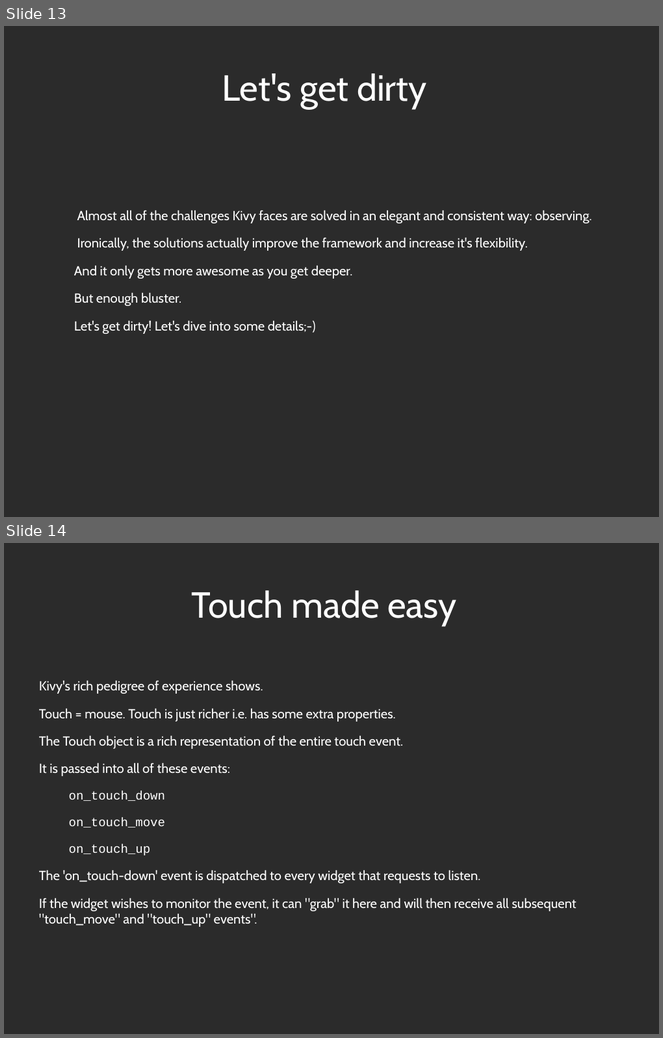
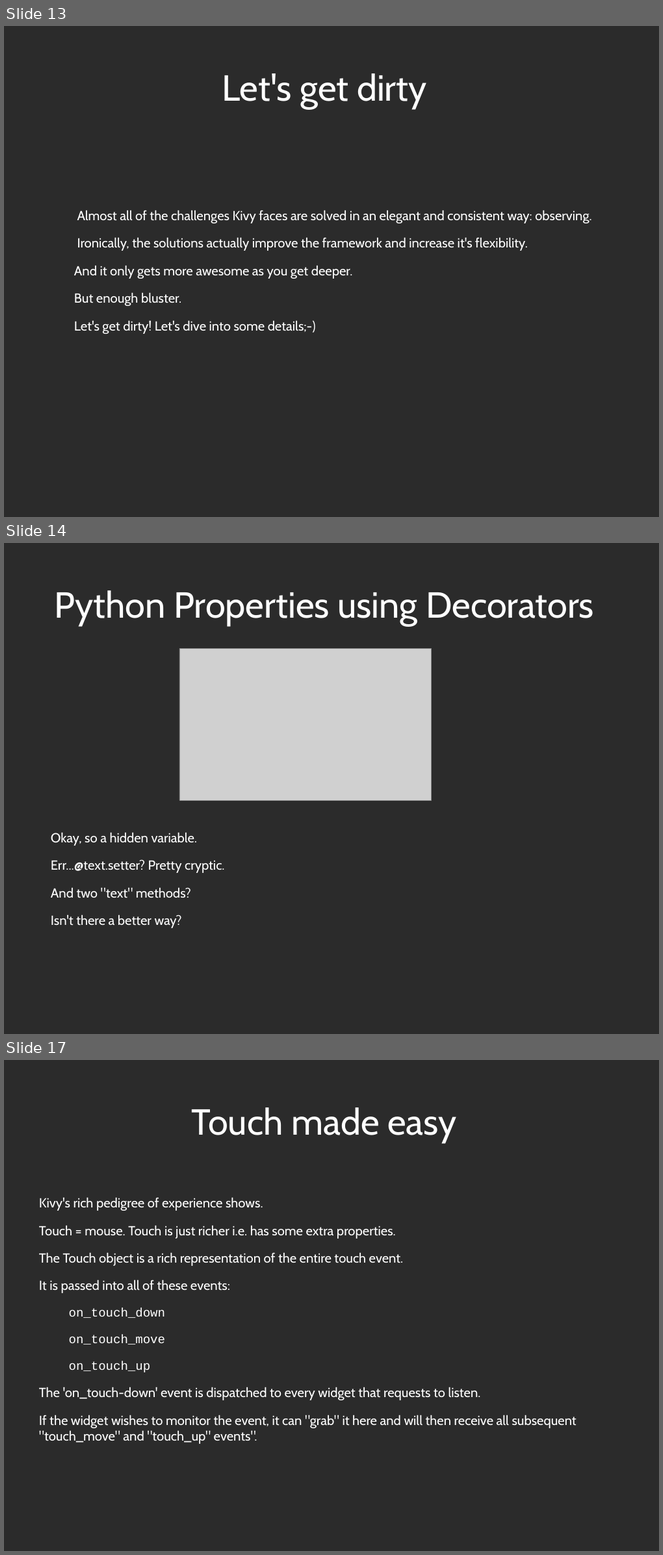
Before and after one commit to Zen-CODE/kivybits, a slide deck: PyCon/ZA 2013/PyCon.odp. Shown one above the other, each under a label of ours: slides 13 and 14 before the commit, slides 13, 14 and 17 after it; the slides between them are not shown. The pictures are 663x1038 and 663x1555 pixels, drawn with LibreOffice and Linux fonts; fonts in the diff are those of the drawing; grey boxes stand for pictures; background and template pictures are left out; a plain dark background stands for a picture behind light text. Boxes give left, top, right and bottom in pixels: in the first picture for what was removed or moved away, otherwise in the second. Text is boxed around its words. In the diff, an @@ line names an element or a change of style, - is before the commit and + after.

```diff
--- a/PyCon/ZA 2013/PyCon.odp
+++ b/PyCon/ZA 2013/PyCon.odp
@@ slide 14 added at box(4, 543, 659, 1034), background picture (left out) @@
@@ title added at box(54, 590, 594, 626), 44 pt, text #FFFFFF @@
+Python Properties using Decorators
@@ picture added at box(180, 649, 432, 800) @@
@@ text added at box(51, 832, 225, 928), 16 pt, text #FFFFFF @@
+Okay, so a hidden variable.
+Err...@text.setter? Pretty cryptic.
+And two "text" methods?
+Isn't there a better way?
@@ what was slide 14 is now slide 17 @@
```
Also in this commit, not shown: 2 other slides added, 3 other files.
